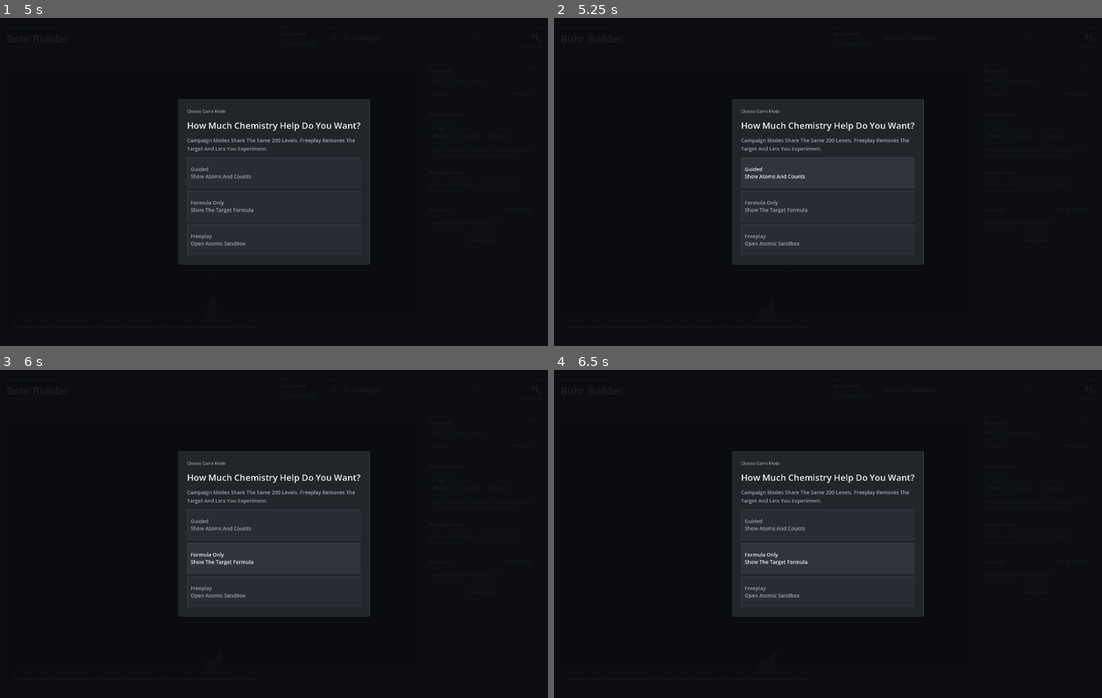
Above: before the commit, frames 1-4 (two rows, left to right).
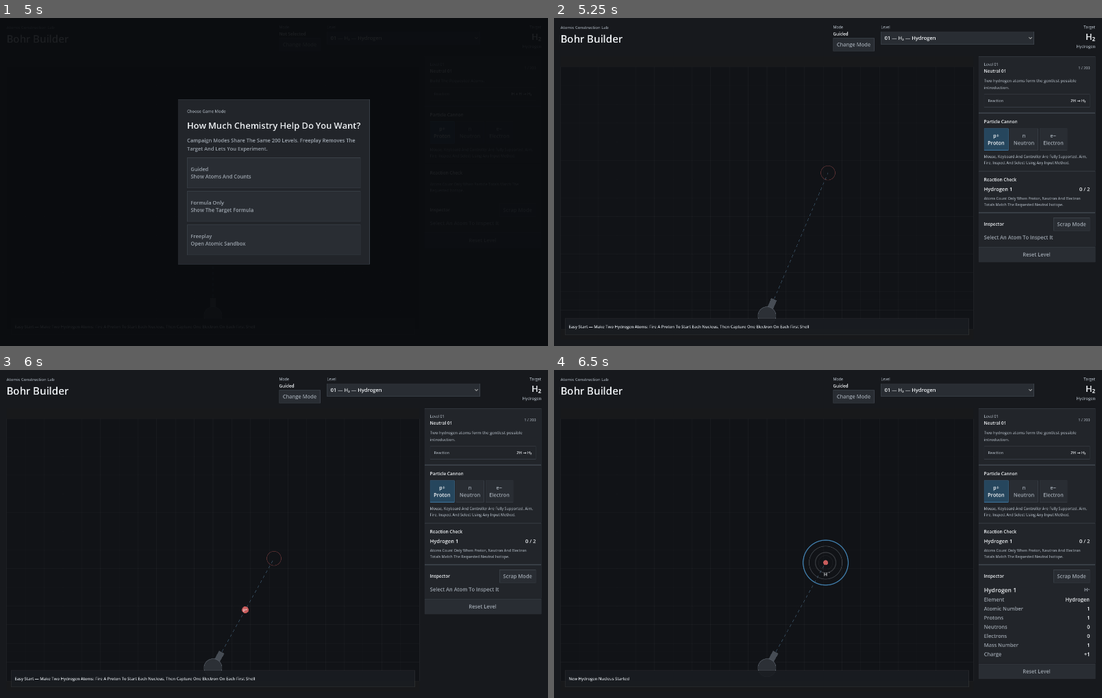
Above: after the commit, the same moments.

Repository: CambellJSmith/Bohr-Builder
Game: Godot game, scene res://godot/bohr_builder_native.tscn
The game is run twice, just before and just after one commit, with the same random seed, the same clock (stepped at 60 frames per second) and the same inputs.
Inputs (mouse positions are in pixels of both pictures, inside the frame that each line leads up to):
- Up to frame 1 (5 s): click "Change Mode" at 0.5 s; click "01 — H₂ — Hydrogen" at 1.25 s; click "p+ Proton" at 2 s; click "n Neutron" at 2.75 s; click "e− Electron" at 3.5 s; click "Scrap Mode" at 4.25 s
- Up to frame 2 (5.25 s): click "Guided Show Atoms And Counts" at 5 s
- Up to frame 3 (6 s): click (274, 556) at 5.75 s, where only the run before the commit has a clickable "Formula Only Show The Target …"
- Up to frame 4 (6.5 s): no input

Frame 1 is identical in both runs. In frame 2, 23% of the frame differs, in the area x 1-99%, y 2-97%; in frame 3, 23%; in frame 4, 27%.

Commit message:
Fix mode selector click activation
Route modal mouse clicks independently of the workspace input handler.

Diff:
--- /dev/null
+++ b/godot/ui/mode_click_router.gd
@@ -0,0 +1,50 @@
+class_name BohrModeClickRouter # Routes mode-selector mouse clicks independently of the workspace input handler.
+extends Node # Polls the physical mouse state so consumed viewport input cannot suppress modal activation.
+
+const MODE_OVERLAY_PATH: NodePath = ^"ModeOverlay" # Locates the modal overlay on the active Bohr Builder scene.
+const GUIDED_RESPONSIVE_PATH: NodePath = ^"ModeOverlay/Center/ModePanel/ModeMargin/ModeContent/Responsive Mode Grid/GuidedModeButton" # Locates the guided button after responsive reparenting.
+const FORMULA_RESPONSIVE_PATH: NodePath = ^"ModeOverlay/Center/ModePanel/ModeMargin/ModeContent/Responsive Mode Grid/FormulaModeButton" # Locates the formula-only button after responsive reparenting.
+const FREEPLAY_RESPONSIVE_PATH: NodePath = ^"ModeOverlay/Center/ModePanel/ModeMargin/ModeContent/Responsive Mode Grid/FreeplayModeButton" # Locates the freeplay button after responsive reparenting.
+const GUIDED_ORIGINAL_PATH: NodePath = ^"ModeOverlay/Center/ModePanel/ModeMargin/ModeContent/ModeGrid/GuidedModeButton" # Locates the guided button before responsive reparenting.
+const FORMULA_ORIGINAL_PATH: NodePath = ^"ModeOverlay/Center/ModePanel/ModeMargin/ModeContent/ModeGrid/FormulaModeButton" # Locates the formula-only button before responsive reparenting.
+const FREEPLAY_ORIGINAL_PATH: NodePath = ^"ModeOverlay/Center/ModePanel/ModeMargin/ModeContent/ModeGrid/FreeplayModeButton" # Locates the freeplay button before responsive reparenting.
+
+var _left_was_down: bool = false # Remembers the previous physical mouse-button state so one click activates only once.
+
+func _ready() -> void: # Enables per-frame modal click polling.
+	set_process(true) # Keeps the router active while the native game scene is running.
+
+func _process(_delta: float) -> void: # Detects a fresh physical left-click and routes it to a visible mode button.
+	var left_is_down: bool = Input.is_mouse_button_pressed(MOUSE_BUTTON_LEFT) # Reads the physical mouse state independently of consumed InputEvent routing.
+	if left_is_down and not _left_was_down: # Reacts only to the rising edge of a new click.
+		_try_activate_mode_at_mouse() # Checks whether the new click landed on one of the visible mode choices.
+	_left_was_down = left_is_down # Stores the state for the next frame's edge detection.
+
+func _try_activate_mode_at_mouse() -> void: # Activates the mode button directly under the current mouse position when the modal is visible.
+	var scene: Node = get_tree().current_scene # Reads the active application scene.
+	if scene == null or scene.name != "Bohr Builder": # Ignores startup frames and unrelated scenes.
+		return # Leaves input untouched outside the native game scene.
+	var overlay: Control = scene.get_node_or_null(MODE_OVERLAY_PATH) as Control # Resolves the current mode overlay.
+	if overlay == null or not overlay.is_visible_in_tree(): # Requires the chooser to be visibly open.
+		return # Prevents clicks from affecting hidden mode controls during gameplay.
+	var mouse_position: Vector2 = scene.get_viewport().get_mouse_position() # Reads the current viewport-space pointer position.
+	var buttons: Array[Button] = [ # Resolves all three cards whether or not responsive reparenting has already happened.
+		_resolve_button(scene, GUIDED_RESPONSIVE_PATH, GUIDED_ORIGINAL_PATH), # Resolves the guided mode card.
+		_resolve_button(scene, FORMULA_RESPONSIVE_PATH, FORMULA_ORIGINAL_PATH), # Resolves the formula-only mode card.
+		_resolve_button(scene, FREEPLAY_RESPONSIVE_PATH, FREEPLAY_ORIGINAL_PATH), # Resolves the freeplay mode card.
+	] # Completes the ordered mode-button set.
+	for button: Button in buttons: # Tests each mode card against the click position.
+		if button == null or not button.is_visible_in_tree() or button.disabled: # Skips unavailable controls safely.
+			continue # Moves to the next mode choice.
+		if not button.get_global_rect().has_point(mouse_position): # Rejects clicks outside this button's displayed rectangle.
+			continue # Moves to the next mode choice.
+		button.grab_focus() # Preserves visible keyboard/controller focus on the selected card.
+		if scene.has_method("_handle_button_action"): # Uses the controller's existing semantic button dispatcher when available.
+			scene.call("_handle_button_action", StringName(button.name)) # Applies the selected mode without relying on a native pressed signal.
+		return # Stops after the single clicked mode has been activated.
+
+func _resolve_button(scene: Node, responsive_path: NodePath, original_path: NodePath) -> Button: # Finds one mode button before or after the responsive layout has reparented it.
+	var button: Button = scene.get_node_or_null(responsive_path) as Button # Tries the normal responsive runtime location first.
+	if button != null: # Accepts the responsive location when available.
+		return button # Returns the already-reparented card.
+	return scene.get_node_or_null(original_path) as Button # Falls back to the original scene path during startup.
--- a/project.godot
+++ b/project.godot
@@ -12,6 +12,7 @@
 [autoload]
 
 ResponsiveLayout="*res://godot/ui/responsive_layout.gd"
+ModeClickRouter="*res://godot/ui/mode_click_router.gd"
 
 [debug]
 
